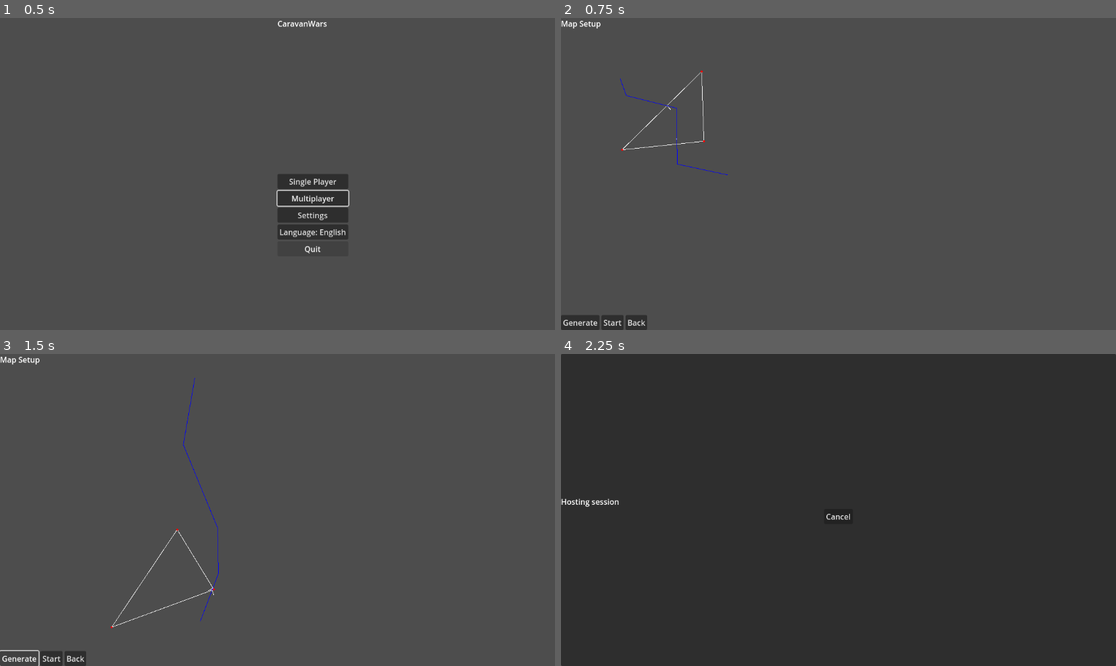
Above: before the commit, frames 1-4 (two rows, left to right).
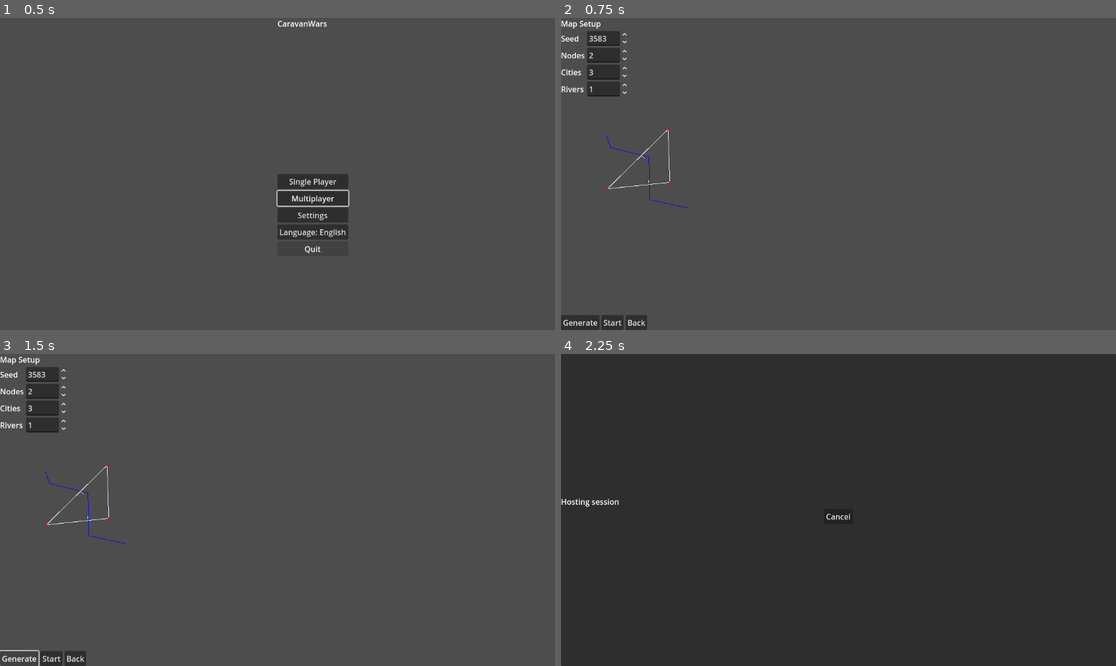
Above: after the commit, the same moments.

Repository: sepa79/CaravanWars
Game: Godot game, scene res://scenes/Main.tscn
Same seed, same stepped clock (60 frames per second), same inputs: the game is played once before the commit and once after it.
Inputs:
- Up to frame 1 (0.5 s): no input
- Up to frame 2 (0.75 s): click "Single Player" at 0.5 s
- Up to frame 3 (1.5 s): click "Generate" at 1.25 s
- Up to frame 4 (2.25 s): click "Start" at 2 s

Frame 1 is identical in both runs. In frame 2, 1.7% of the frame differs, in the area x 0-31%, y 4-62%; in frame 3, 1.7%, in the area x 0-40%, y 4-88%; in frame 4, nothing differs.

Commit message:
feat: add map generation parameters

Diff:
--- a/game/map/MapGenerator.gd
+++ b/game/map/MapGenerator.gd
@@ -1,30 +1,43 @@
 extends RefCounted
 class_name MapGenerator
 
-var world_seed: int
+## Parameter container for map generation.
+class MapGenParams:
+    var seed: int
+    var node_count: int
+    var city_count: int
+    var max_river_count: int
+
+    func _init(seed: int = 0, node_count: int = 2, city_count: int = 3, max_river_count: int = 1) -> void:
+        self.seed = seed if seed != 0 else Time.get_ticks_msec()
+        self.node_count = node_count
+        self.city_count = city_count
+        self.max_river_count = max_river_count
+
+var params: MapGenParams
 var rng: RandomNumberGenerator
 
 const CityPlacerModule = preload("res://map/CityPlacer.gd")
 const RoadNetworkModule = preload("res://map/RoadNetwork.gd")
 const RiverGeneratorModule: Script = preload("res://map/RiverGenerator.gd")
 
-func _init(_seed: int) -> void:
-    world_seed = _seed
+func _init(_params: MapGenParams = MapGenParams.new()) -> void:
+    params = _params
     rng = RandomNumberGenerator.new()
-    rng.seed = world_seed
+    rng.seed = params.seed
 
 func generate() -> Dictionary:
     var map_data: Dictionary = {}
     var city_stage := CityPlacerModule.new(rng)
-    var cities := city_stage.place_cities()
+    var cities := city_stage.place_cities(params.city_count)
     map_data["cities"] = cities
 
     var road_stage := RoadNetworkModule.new(rng)
-    var roads := road_stage.build_roads(cities)
+    var roads := road_stage.build_roads(cities, params.node_count)
     map_data["roads"] = roads
 
     var river_stage: RiverGenerator = RiverGeneratorModule.new(rng)
-    var rivers: Array = river_stage.generate_rivers(roads)
+    var rivers: Array = river_stage.generate_rivers(roads, params.max_river_count)
     map_data["rivers"] = rivers
 
     return map_data
--- a/game/ui/MapSetupScreen.gd
+++ b/game/ui/MapSetupScreen.gd
@@ -3,6 +3,10 @@
 const MapGeneratorModule = preload("res://map/MapGenerator.gd")
 
 @onready var title_label: Label = $VBox/Title
+@onready var seed_spin: SpinBox = $VBox/Params/Seed
+@onready var nodes_spin: SpinBox = $VBox/Params/Nodes
+@onready var cities_spin: SpinBox = $VBox/Params/Cities
+@onready var rivers_spin: SpinBox = $VBox/Params/Rivers
 @onready var map_view: MapView = $VBox/MapView
 @onready var generate_button: Button = $VBox/Buttons/Generate
 @onready var start_button: Button = $VBox/Buttons/Start
@@ -20,6 +24,10 @@
     generate_button.pressed.connect(_on_generate_pressed)
     start_button.pressed.connect(_on_start_pressed)
     back_button.pressed.connect(_on_back_pressed)
+    seed_spin.value_changed.connect(_on_params_changed)
+    nodes_spin.value_changed.connect(_on_params_changed)
+    cities_spin.value_changed.connect(_on_params_changed)
+    rivers_spin.value_changed.connect(_on_params_changed)
     _update_texts()
     _generate_map()
     _on_net_state_changed(Net.state)
@@ -31,12 +39,24 @@
     back_button.text = I18N.t("menu.back")
 
 func _generate_map() -> void:
-    var map_seed: int = Time.get_ticks_msec()
-    var generator := MapGeneratorModule.new(map_seed)
+    var params := MapGeneratorModule.MapGenParams.new(
+        int(seed_spin.value),
+        int(nodes_spin.value),
+        int(cities_spin.value),
+        int(rivers_spin.value)
+    )
+    if seed_spin.value != params.seed:
+        seed_spin.set_block_signals(true)
+        seed_spin.value = params.seed
+        seed_spin.set_block_signals(false)
+    var generator := MapGeneratorModule.new(params)
     current_map = generator.generate()
     map_view.set_map_data(current_map)
 
 func _on_generate_pressed() -> void:
+    _generate_map()
+
+func _on_params_changed(_value: float) -> void:
     _generate_map()
 
 func _on_start_pressed() -> void:
--- a/game/ui/MapSetupScreen.tscn
+++ b/game/ui/MapSetupScreen.tscn
@@ -16,6 +16,44 @@
 
 [node name="Title" type="Label" parent="VBox"]
 
+[node name="Params" type="GridContainer" parent="VBox"]
+columns = 2
+
+[node name="SeedLabel" type="Label" parent="VBox/Params"]
+text = "Seed"
+
+[node name="Seed" type="SpinBox" parent="VBox/Params"]
+min_value = 0.0
+max_value = 1.0e+09
+step = 1.0
+
+[node name="NodesLabel" type="Label" parent="VBox/Params"]
+text = "Nodes"
+
+[node name="Nodes" type="SpinBox" parent="VBox/Params"]
+min_value = 1.0
+max_value = 10.0
+step = 1.0
+value = 2.0
+
+[node name="CitiesLabel" type="Label" parent="VBox/Params"]
+text = "Cities"
+
+[node name="Cities" type="SpinBox" parent="VBox/Params"]
+min_value = 1.0
+max_value = 20.0
+step = 1.0
+value = 3.0
+
+[node name="RiversLabel" type="Label" parent="VBox/Params"]
+text = "Rivers"
+
+[node name="Rivers" type="SpinBox" parent="VBox/Params"]
+min_value = 0.0
+max_value = 10.0
+step = 1.0
+value = 1.0
+
 [node name="MapView" type="Control" parent="VBox"]
 custom_minimum_size = Vector2(400, 300)
 size_flags_horizontal = 3
